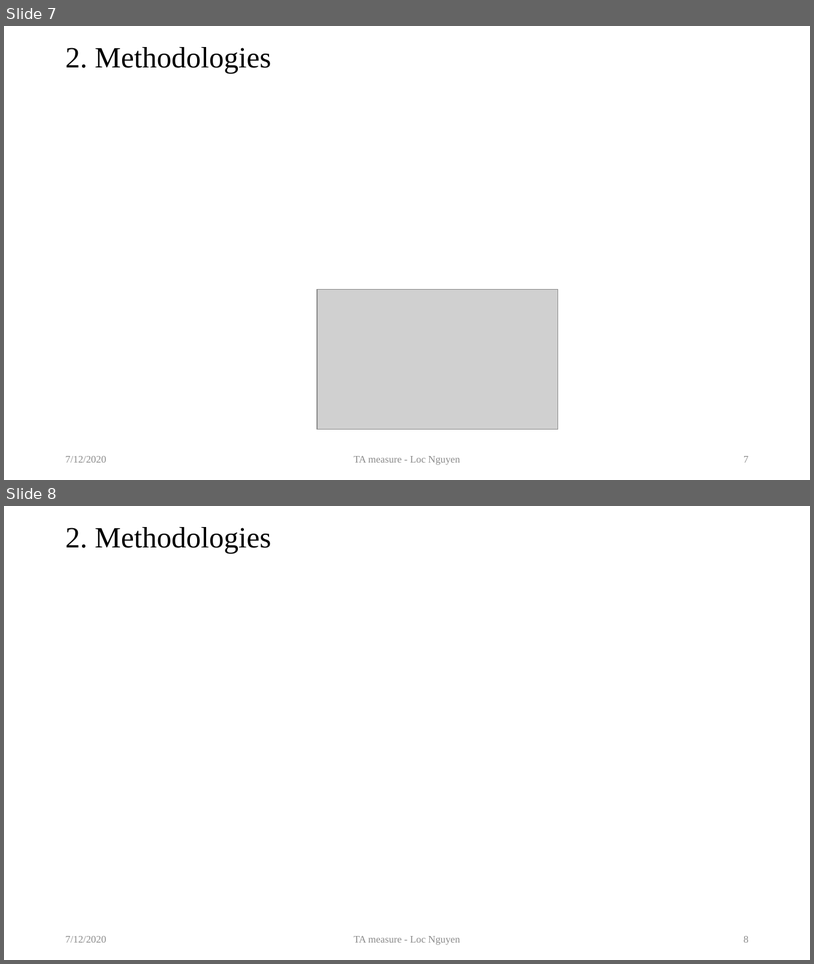
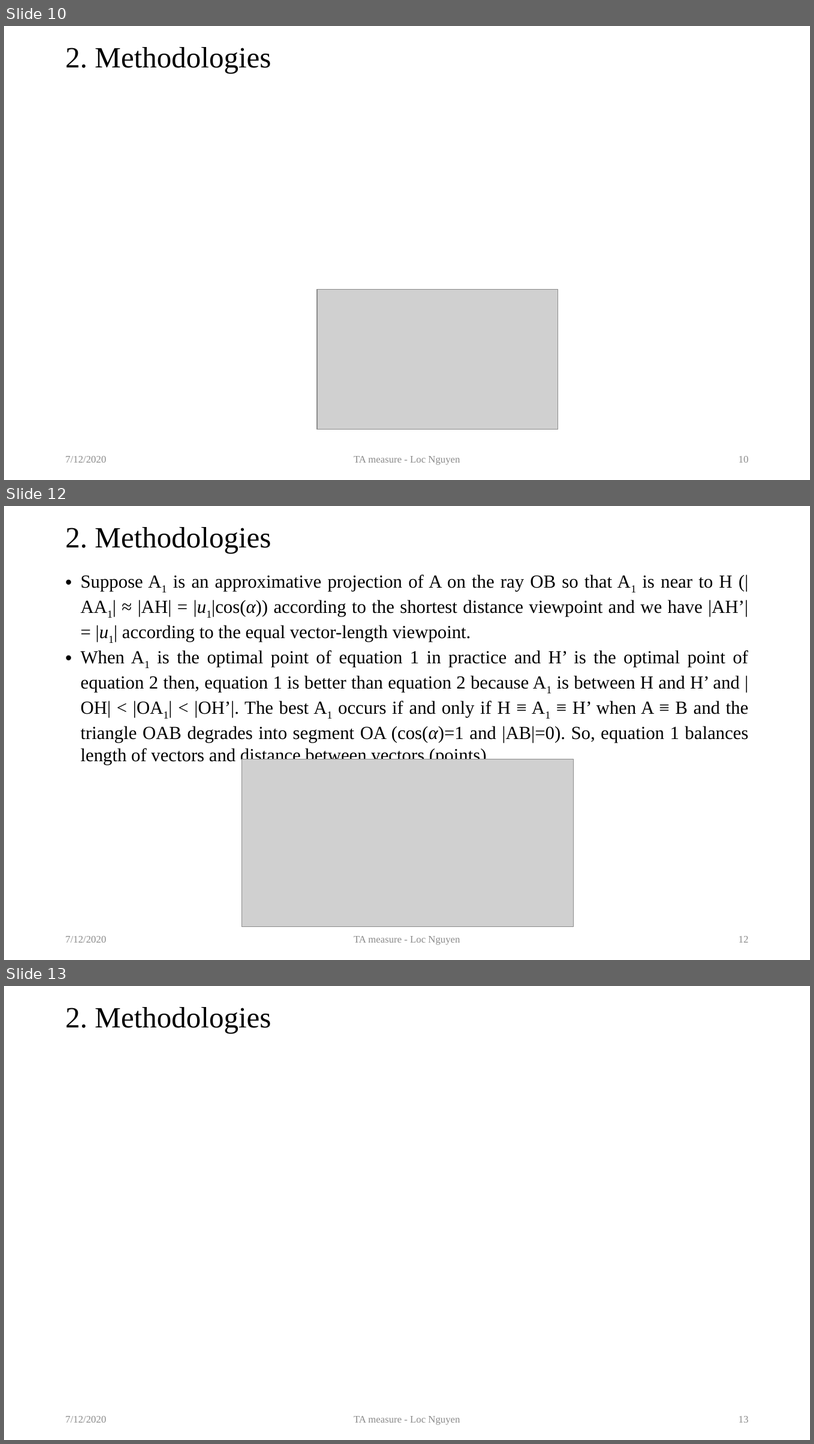
Before and after one commit to locnguyenacademic/sim, a slide deck: 2_design/ta/TA.pptx. Shown one above the other, each under a label of ours: slides 7 and 8 before the commit, slides 10, 12 and 13 after it; the slides between them are not shown. The pictures are 814x964 and 814x1444 pixels, drawn with LibreOffice and Linux fonts; fonts in the diff are those of the drawing; grey boxes stand for pictures. Boxes give left, top, right and bottom in pixels: in the first picture for what was removed or moved away, otherwise in the second. Text is boxed around its words. In the diff, an @@ line names an element or a change of style, - is before the commit and + after.

```diff
--- a/2_design/ta/TA.pptx
+++ b/2_design/ta/TA.pptx
@@ slide 12 added at bbox=[4, 506, 810, 960], background #FFFFFF @@
@@ title added at bbox=[65, 527, 271, 553], 35 pt, text #000000 @@
+2. Methodologies
@@ text added at bbox=[81, 574, 749, 765], 22 pt, text #000000 @@
+• Suppose A1 is an approximative projection of A on the ray OB so that A1 is near to H (|AA1| ≈ |AH| = |u1|cos(α)) according to the shortest distance viewpoint and we have |AH’| = |u1| according to the equal vector-length viewpoint.
+• When A1 is the optimal point of equation 1 in practice and H’ is the optimal point of equation 2 then, equation 1 is better than equation 2 because A1 is between H and H’ and |OH| < |OA1| < |OH’|. The best A1 occurs if and only if H ≡ A1 ≡ H’ when A ≡ B and the triangle OAB degrades into segment OA (cos(α)=1 and |AB|=0). So, equation 1 balances length of vectors and distance between vectors (points).
@@ picture added at bbox=[242, 759, 573, 927] @@
@@ text added at bbox=[65, 936, 106, 942], 12 pt, text #8C8C8C @@
+7/12/2020
@@ text added at bbox=[354, 936, 460, 945], 12 pt, text #8C8C8C @@
+TA measure - Loc Nguyen
@@ page number added at bbox=[739, 936, 749, 942], 12 pt, text #8C8C8C @@
+12
@@ what was slide 7 is now slide 10 @@
@@ page number at bbox=[739, 456, 749, 462]: text changed @@
-7
+10
@@ what was slide 8 is now slide 13 @@
@@ page number at bbox=[739, 1416, 749, 1422]: text changed @@
-8
+13
```
Also in this commit, not shown: 6 slides changed, 10 other slides added, 5 other files.
